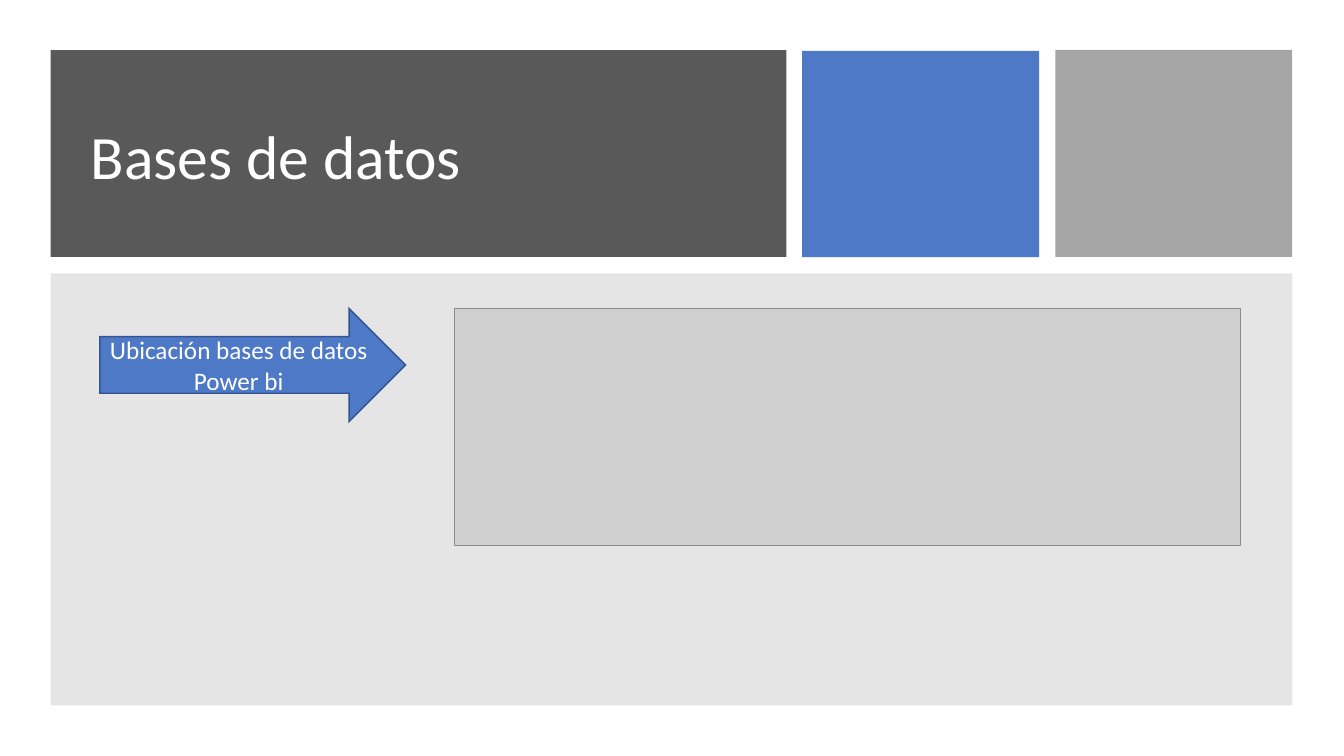
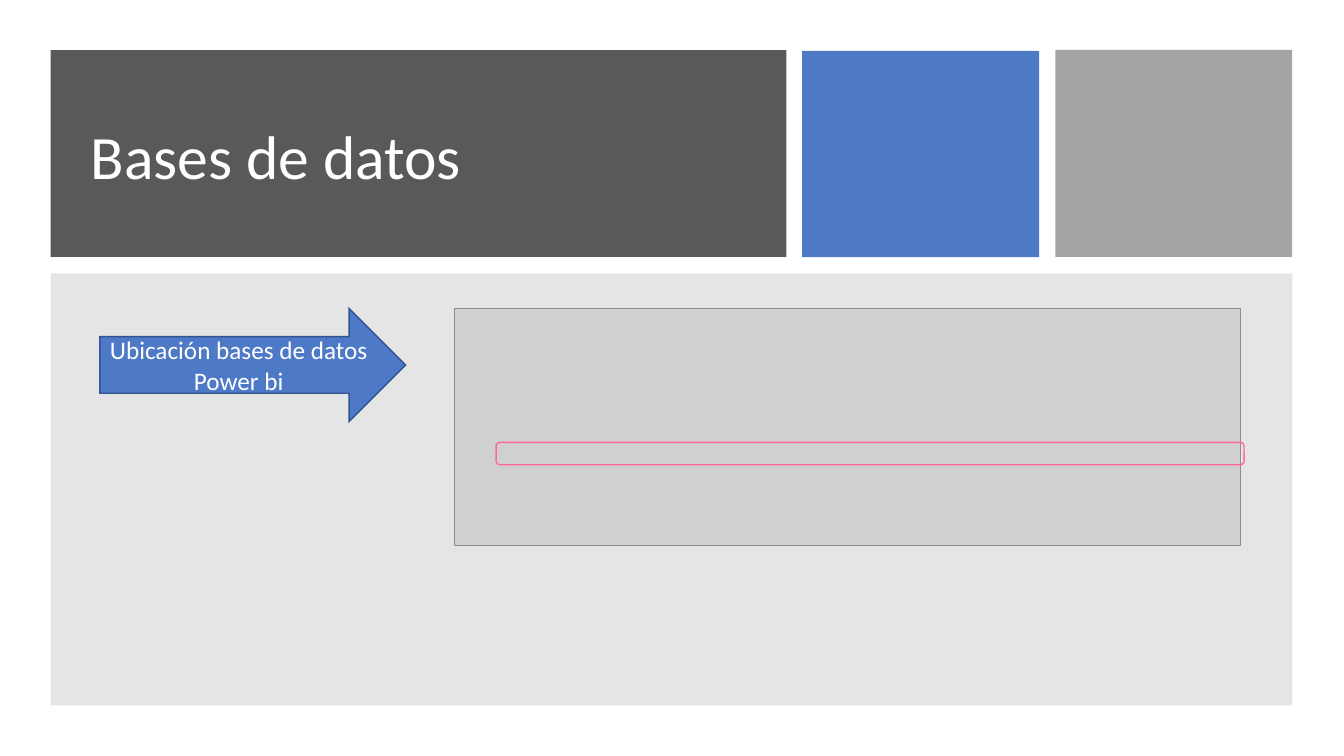
Before and after one commit to Sud-Austral/DATA-AGRO, a slide deck: slide 2 of Repositorio Agricultura/Para power bi/Chile/Agricola/Power Bi (variables a mostrar).pptx. Drawn at 1344x756 pixels with LibreOffice and Linux fonts; fonts in the diff are those of the drawing; grey boxes stand for pictures. Boxes give left, top, right and bottom in pixels: in the first picture for what was removed or moved away, otherwise in the second. Text is boxed around its words. In the diff, an @@ line names an element or a change of style, - is before the commit and + after.

```diff
--- a/Repositorio Agricultura/Para power bi/Chile/Agricola/Power Bi (variables a mostrar).pptx
+++ b/Repositorio Agricultura/Para power bi/Chile/Agricola/Power Bi (variables a mostrar).pptx
@@ rounded rectangle added at <box>496,443,1244,465</box>, outline #FF6699 1 pt @@
```
Also in this commit, not shown: 4 other slides changed, 5 slides added, 1 slide removed, 7 other files.
